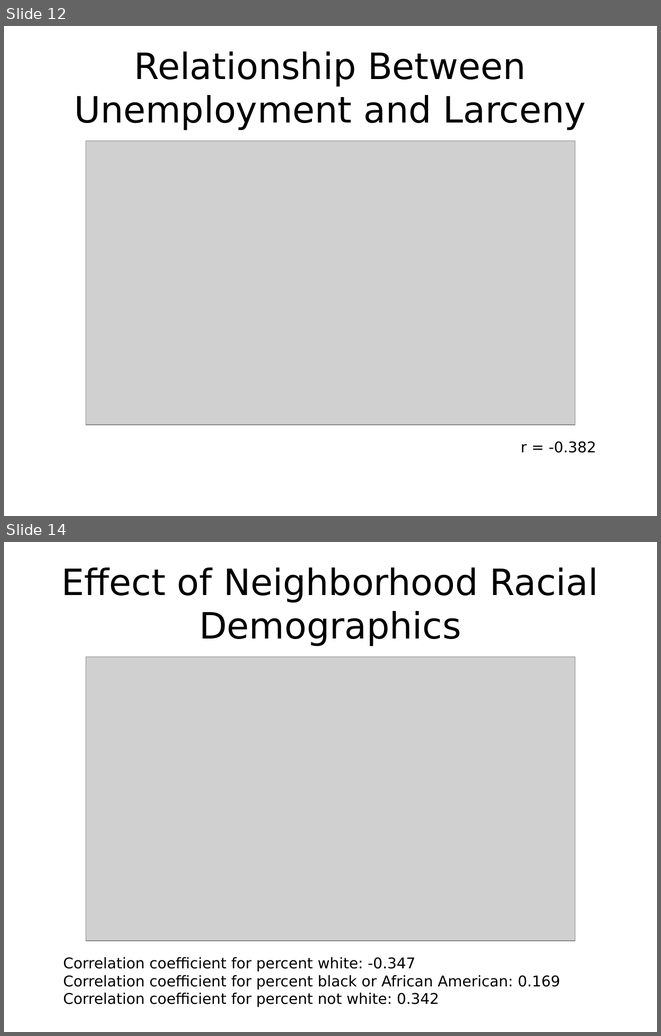
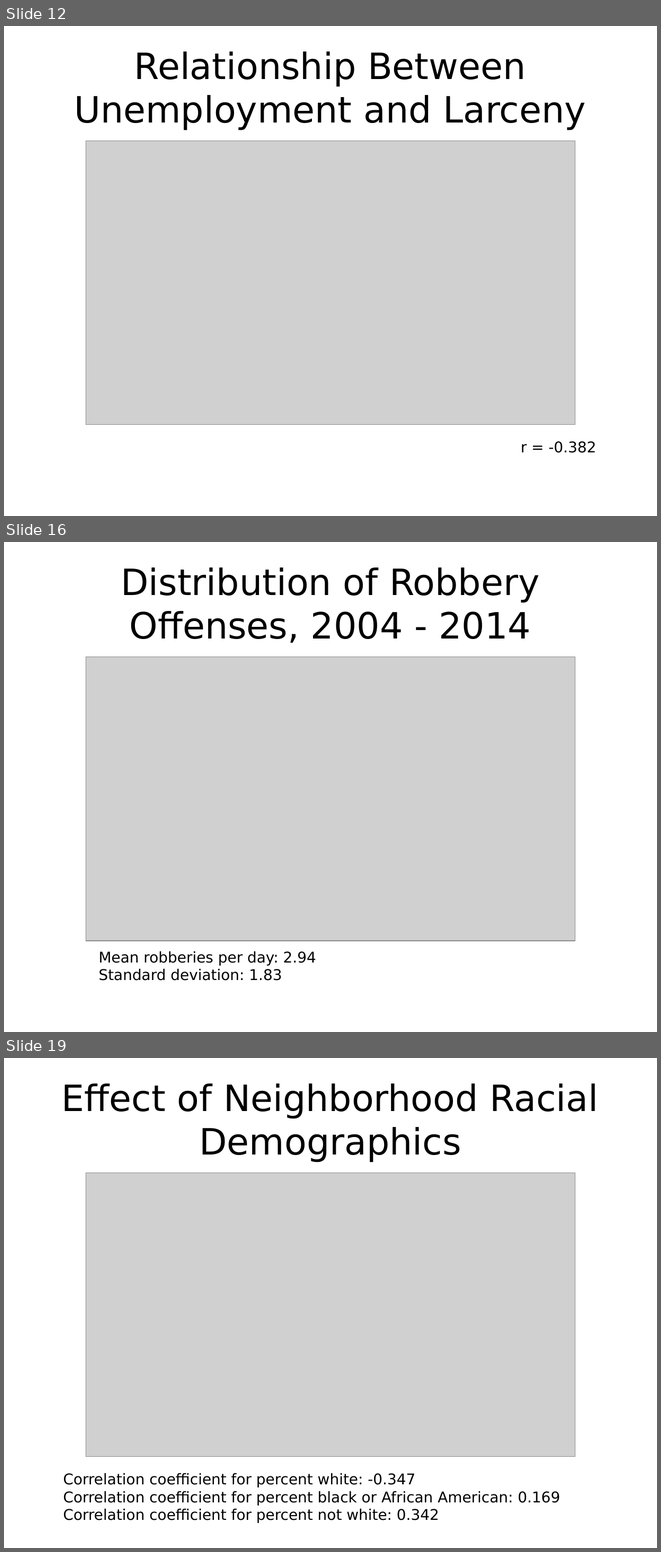
Before and after one commit to ptrbates/portland_crime_analysis, a slide deck: docs/Bates_presentation.pptx. Shown one above the other, each under a label of ours: slides 12 and 14 before the commit, slides 12, 16 and 19 after it; the slides between them are not shown. The pictures are 661x1036 and 661x1552 pixels, drawn with LibreOffice and Linux fonts; fonts in the diff are those of the drawing; grey boxes stand for pictures. Boxes give left, top, right and bottom in pixels: in the first picture for what was removed or moved away, otherwise in the second. Text is boxed around its words. In the diff, an @@ line names an element or a change of style, - is before the commit and + after.

```diff
--- a/docs/Bates_presentation.pptx
+++ b/docs/Bates_presentation.pptx
@@ slide 16 added at (4,542,657,1032), background #FFFFFF @@
@@ text added at (121,567,539,643), 44 pt, text #000000 @@
+Distribution of Robbery Offenses, 2004 - 2014
@@ picture added at (86,656,575,940) @@
@@ text added at (99,951,316,980), 18 pt, text #000000 @@
+Mean robberies per day: 2.94
+Standard deviation: 1.83
@@ what was slide 14 is now slide 19 @@
```
Also in this commit, not shown: 8 slides changed, 4 other slides added, 10 other files.
